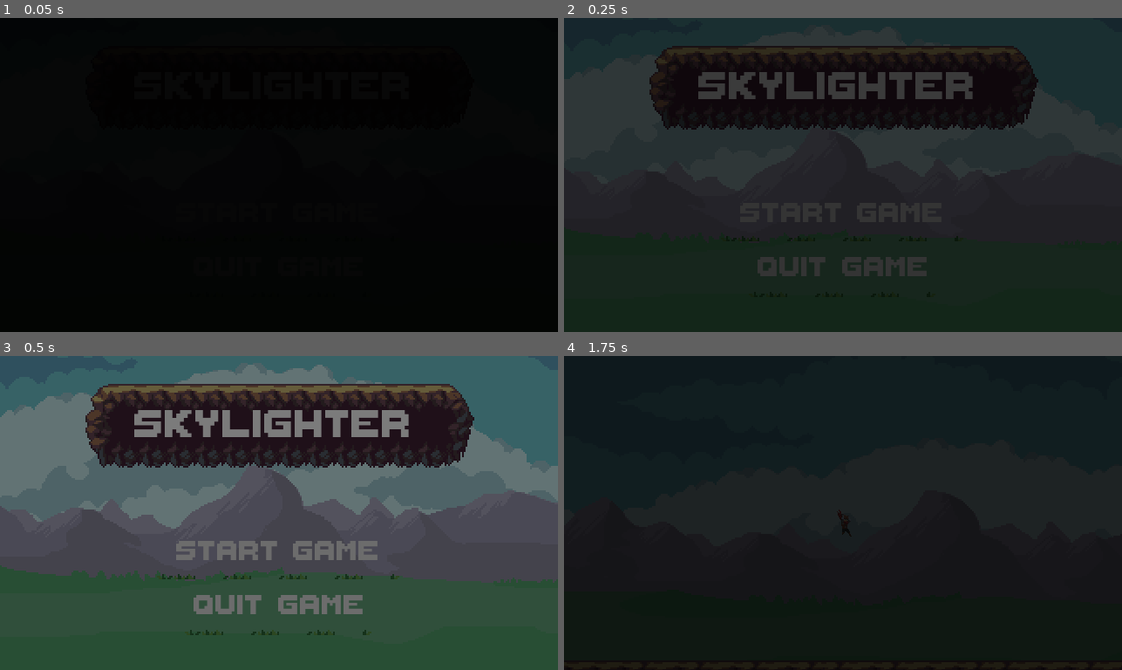
Above: before the commit, frames 1-4 (two rows, left to right).
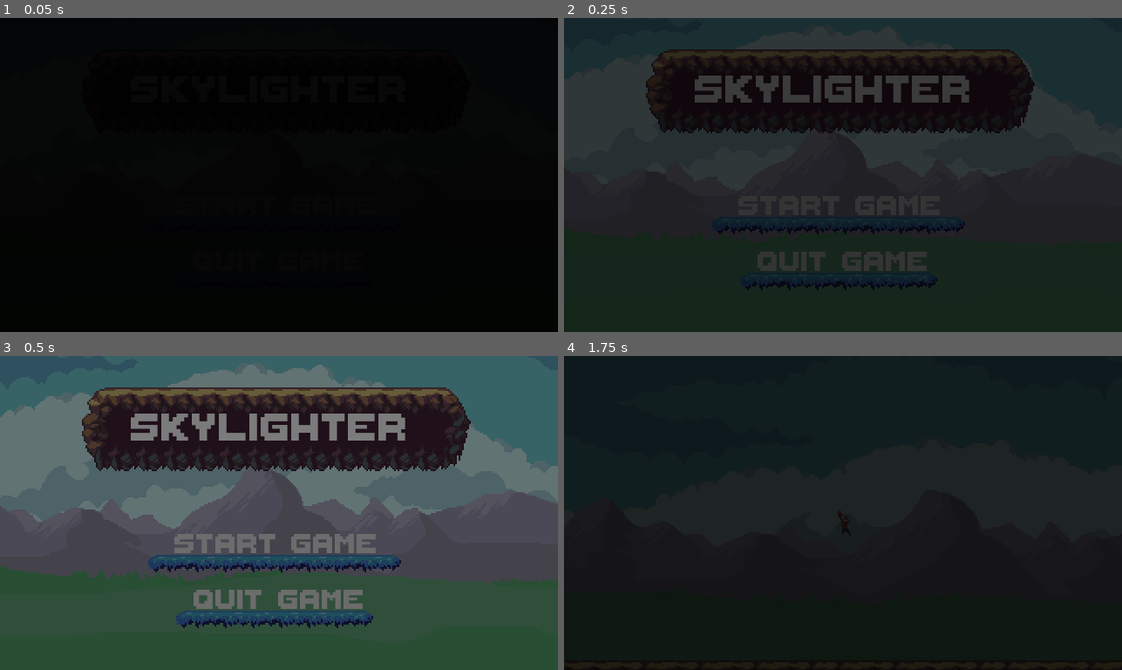
Above: after the commit, the same moments.

Repository: strangerthandev115/HackMT2024
Game: Godot game, scene res://scenes/main/main.tscn
Same seed, same stepped clock (60 frames per second), same inputs: the game is played once before the commit and once after it.
Inputs:
- Up to frame 1 (0.05 s): no input
- Up to frame 2 (0.25 s): no input
- Up to frame 3 (0.5 s): no input
- Up to frame 4 (1.75 s): click "Start Game" at 0.5 s; click "Start Game" at 1.25 s

The runs differ from the first frame. In frame 2, 6.6% of the frame differs, in the area x 14-85%, y 8-87%; in frame 3, 13%, in the area x 14-85%, y 8-89%; in frame 4, nothing differs.

Commit message:
Rolled Back
Fixed Main Menu tileset being messed up.

Diff:
--- a/scenes/menu/menu.tscn
+++ b/scenes/menu/menu.tscn
@@ -2,11 +2,12 @@
 
 [ext_resource type="Script" path="res://scenes/menu/menu.gd" id="1_q7gmv"]
 [ext_resource type="PackedScene" uid="uid://cfynsh1cmj2tb" path="res://scenes/paralax_background/paralax_background.tscn" id="2_wlrp5"]
-[ext_resource type="Texture2D" uid="uid://b7804edsrbcqo" path="res://assets/textures/tilesets/tileset.png" id="3_k3f8g"]
+[ext_resource type="Texture2D" uid="uid://b7804edsrbcqo" path="res://assets/textures/tilesets/tileset.png" id="3_14xbp"]
 [ext_resource type="FontFile" uid="uid://bu638ev4rorqq" path="res://assets/fonts/ThaleahFat.ttf" id="4_vm2ku"]
+[ext_resource type="Theme" uid="uid://ccjdu7nrsjjwa" path="res://assets/fonts/font_theme.tres" id="4_ylmq2"]
 
 [sub_resource type="TileSetAtlasSource" id="TileSetAtlasSource_shns0"]
-texture = ExtResource("3_k3f8g")
+texture = ExtResource("3_14xbp")
 0:0/0 = 0
 1:0/0 = 0
 2:0/0 = 0
@@ -82,11 +83,7 @@
 [sub_resource type="TileSet" id="TileSet_dys3a"]
 sources/0 = SubResource("TileSetAtlasSource_shns0")
 
-[sub_resource type="Theme" id="Theme_p0a06"]
-default_font = ExtResource("4_vm2ku")
-default_font_size = 35
-
-[sub_resource type="StyleBoxFlat" id="StyleBoxFlat_o0bd3"]
+[sub_resource type="StyleBoxFlat" id="StyleBoxFlat_q7jek"]
 content_margin_left = 4.0
 content_margin_top = 4.0
 content_margin_right = 4.0
@@ -177,31 +174,32 @@
 [node name="ParalaxBackground" parent="." instance=ExtResource("2_wlrp5")]
 
 [node name="TitleNameMap" type="TileMap" parent="."]
+position = Vector2(-2, 2)
 tile_set = SubResource("TileSet_dys3a")
 format = 2
-layer_0/tile_data = PackedInt32Array(65539, 0, 0, 131075, 0, …(674 unchanged characters)… , 65550, 65536, 0, 65551, 65536, 0, 458758, 458752, 1, 458766, 589824, 1, 458757, 393216, 1, 458759, 524288, 1, 458760, 458752, 1, 458761, 524288, 1, 458763, 524288, 1, 458765, 524288, 1, 458764, 458752, 1, 458762, 458752, 1, 589830, 393216, 1, 589837, 589824, 1, 589831, 458752, 1, 589833, 458752, 1, 589835, 458752, 1, 589832, 524288, 1, 589834, 524288, 1, 589836, 524288, 1)
+layer_0/tile_data = PackedInt32Array(65539, 0, 0, 131075, 0, …(674 unchanged characters)… , 65550, 65536, 0, 65551, 65536, 0, 458766, 851968, 2, 458759, 786432, 2, 458760, 720896, 2, 458761, 786432, 2, 458763, 786432, 2, 458765, 786432, 2, 458764, 720896, 2, 458762, 720896, 2, 589830, 655360, 2, 589837, 851968, 2, 589831, 720896, 2, 589833, 720896, 2, 589835, 786432, 2, 589832, 786432, 2, 589834, 786432, 2, 589836, 720896, 2, 458757, 655360, 2, 458758, 720896, 2)
 
 [node name="TitleText" type="RichTextLabel" parent="TitleNameMap"]
 offset_left = 77.0
 offset_top = 23.0
 offset_right = 240.0
 offset_bottom = 63.0
-theme = SubResource("Theme_p0a06")
+theme = ExtResource("4_ylmq2")
 text = "skylighter"
 
 [node name="StartGame" type="Button" parent="."]
-offset_left = 88.0
-offset_top = 100.0
-offset_right = 233.0
-offset_bottom = 124.0
+offset_left = 87.0
+offset_top = 96.0
+offset_right = 232.0
+offset_bottom = 120.0
 theme = SubResource("Theme_npxxk")
 text = "Start Game"
 
 [node name="QuitGame" type="Button" parent="."]
 offset_left = 88.0
-offset_top = 131.0
+offset_top = 128.0
 offset_right = 233.0
-offset_bottom = 155.0
+offset_bottom = 152.0
 theme = SubResource("Theme_npxxk")
 text = "Quit Game"
 
Not shown: 4 places in scenes/menu/menu.tscn that only renumber resources
Not shown, added: .DS_Store
Not shown, added: scenes/.DS_Store
Not shown, added: scenes/menu/.DS_Store
